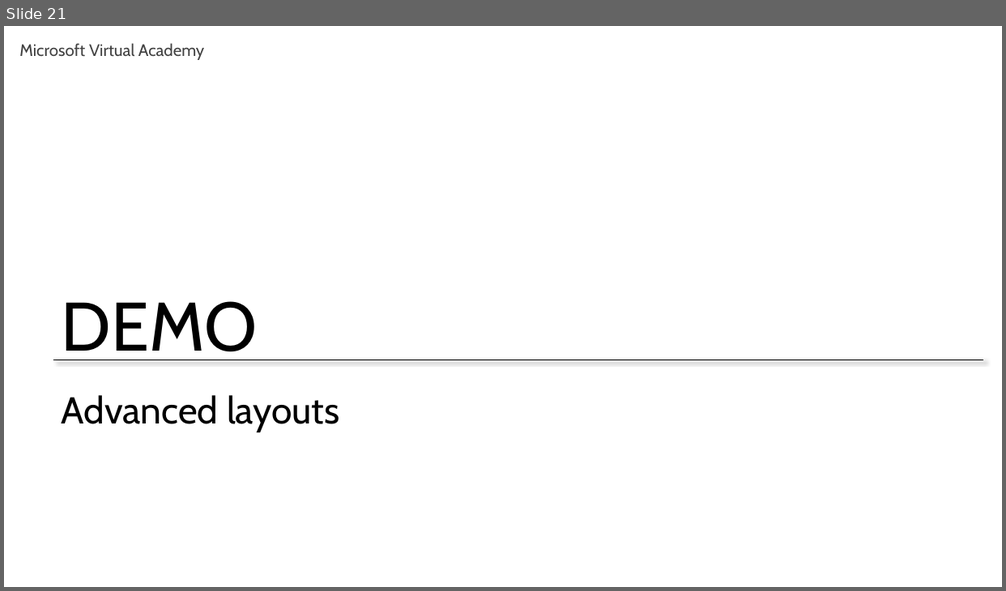
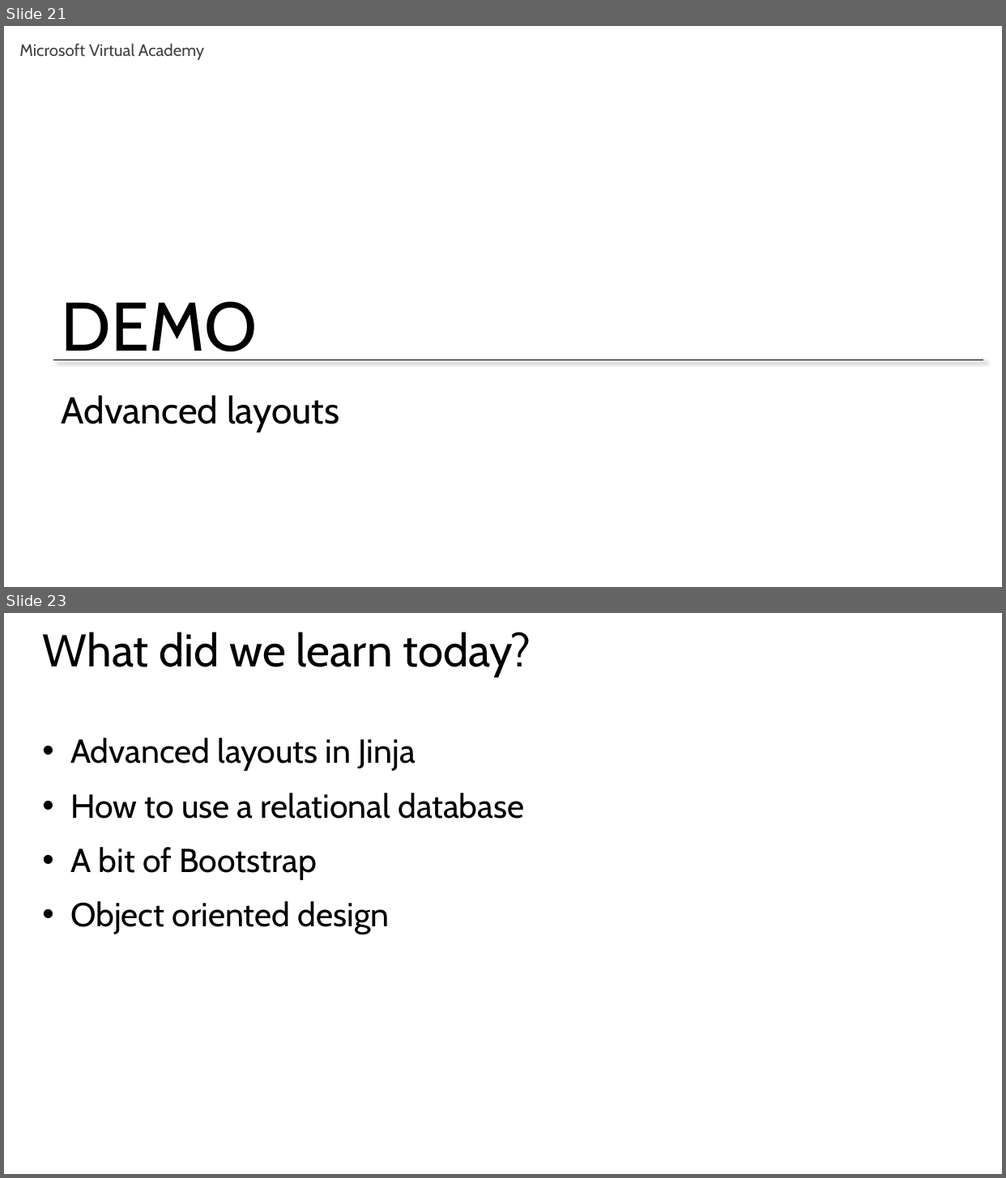
Before and after one commit to mkscala/AdvancedFlask, a slide deck: Slides/Module 5 - Jinja Layouts.pptx. Shown one above the other, each under a label of ours: slide 21 before the commit, slides 21 and 23 after it; the slides between them are not shown. The pictures are 1006x591 and 1006x1178 pixels, drawn with LibreOffice and Linux fonts; fonts in the diff are those of the drawing. Boxes give left, top, right and bottom in pixels: in the first picture for what was removed or moved away, otherwise in the second. Text is boxed around its words. In the diff, an @@ line names an element or a change of style, - is before the commit and + after.

```diff
--- a/Slides/Module 5 - Jinja Layouts.pptx
+++ b/Slides/Module 5 - Jinja Layouts.pptx
@@ slide 23 added at (x1=4, y1=613, x2=1002, y2=1174), background #FFFFFF @@
@@ title added at (x1=43, y1=632, x2=530, y2=677), 44 pt, text #000000 @@
+What did we learn today?
@@ text added at (x1=70, y1=738, x2=524, y2=935), 32 pt, text #000000 @@
+• Advanced layouts in Jinja
+• How to use a relational database
+• A bit of Bootstrap
+• Object oriented design
```
Also in this commit, not shown: 4 other slides added.
